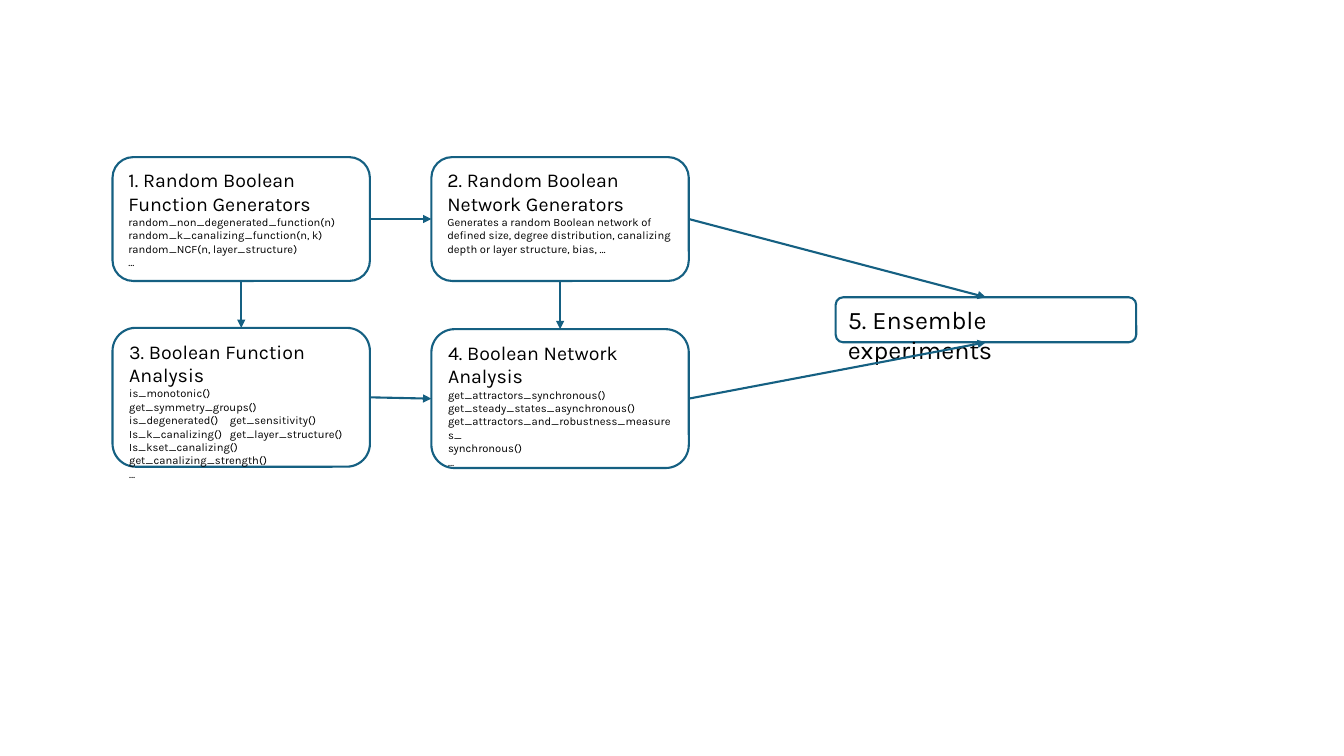
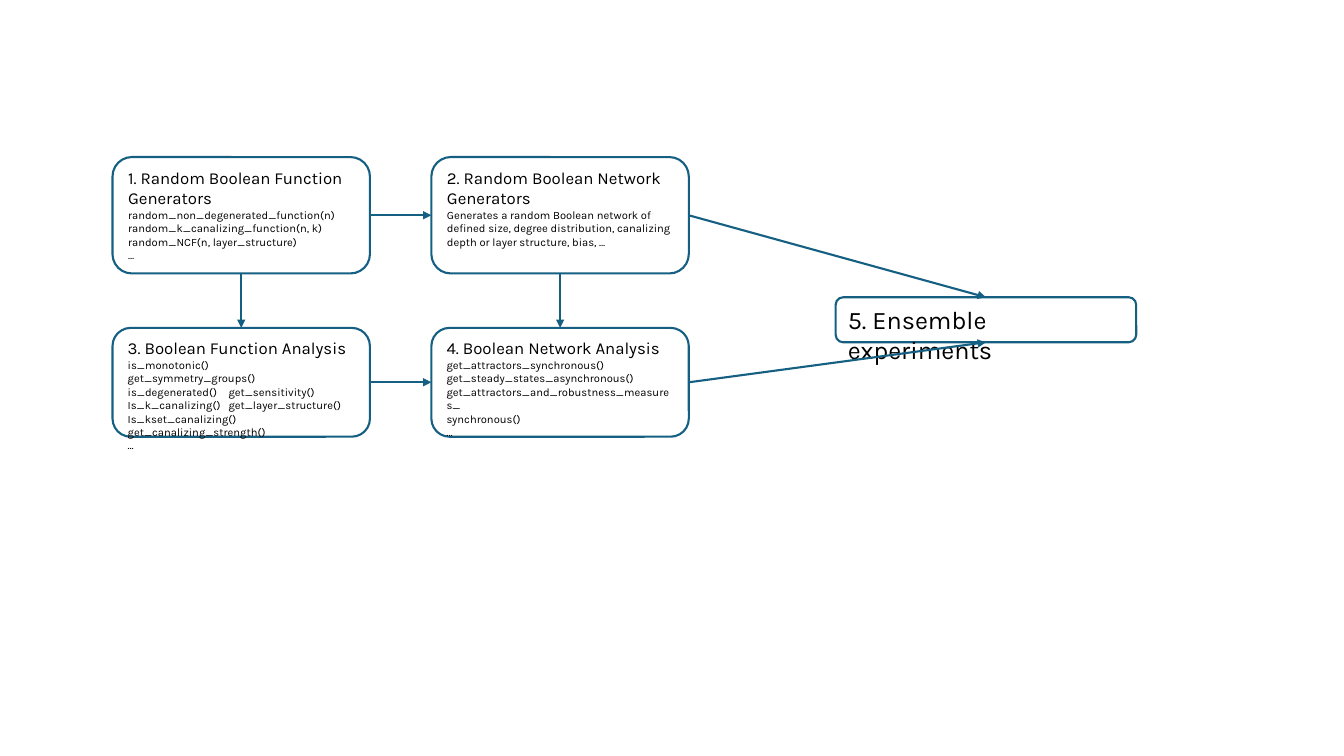
Before and after one commit to ckadelka/BoolForge, a slide deck: slide 3 of paper/figures.pptx. Drawn at 1344x756 pixels with LibreOffice and Linux fonts; fonts in the diff are those of the drawing. Boxes give left, top, right and bottom in pixels: in the first picture for what was removed or moved away, otherwise in the second. Text is boxed around its words. In the diff, an @@ line names an element or a change of style, - is before the commit and + after.

```diff
--- a/paper/figures.pptx
+++ b/paper/figures.pptx
@@ rounded rectangle "1. Random Boolean Function Generators": place and size @@
-rounded rectangle "1. Random Boolean Function Generators" at [113,157,370,281]
+rounded rectangle "1. Random Boolean Function Generators" at [113,157,370,273]
@@ text in rounded rectangle at [128,172,342,205]: size 14 to 12 pt in "1. Random Boolean Function Generators" @@
@@ rounded rectangle "2. Random Boolean Network Generators": place and size @@
-rounded rectangle "2. Random Boolean Network Generators" at [432,157,689,281]
+rounded rectangle "2. Random Boolean Network Generators" at [432,157,689,273]
@@ text in rounded rectangle at [447,172,660,205]: size 14 to 12 pt in "2. Random Boolean Network Generators" @@
@@ arrow moved from (370, 219) - (432, 219) to (370, 216) - (432, 216) @@
@@ arrow moved from (689, 219) - (986, 297) to (689, 216) - (986, 297) @@
@@ arrow moved from (241, 281) - (241, 328) to (241, 273) - (241, 328) @@
@@ arrow moved from (561, 281) - (561, 330) to (561, 273) - (561, 328) @@
@@ rounded rectangle "3. Boolean Function Analysis": place and size @@
-rounded rectangle "3. Boolean Function Analysis" at [113,328,370,467]
+rounded rectangle "3. Boolean Function Analysis" at [113,328,370,437]
@@ rounded rectangle "4. Boolean Network Analysis": place and size @@
-rounded rectangle "4. Boolean Network Analysis" at [432,330,689,469]
+rounded rectangle "4. Boolean Network Analysis" at [432,328,689,437]
@@ text in rounded rectangle at [128,342,346,358]: size 14 to 12 pt in "3. Boolean Function Analysis" @@
@@ text in rounded rectangle at [447,342,660,358]: size 14 to 12 pt in "4. Boolean Network Analysis" @@
@@ arrow moved from (689, 398) - (986, 343) to (689, 382) - (986, 343) @@
@@ arrow moved from (370, 397) - (432, 398) to (370, 382) - (432, 382) @@
```
Also in this commit, not shown: 4 slides added, 7 other files.
